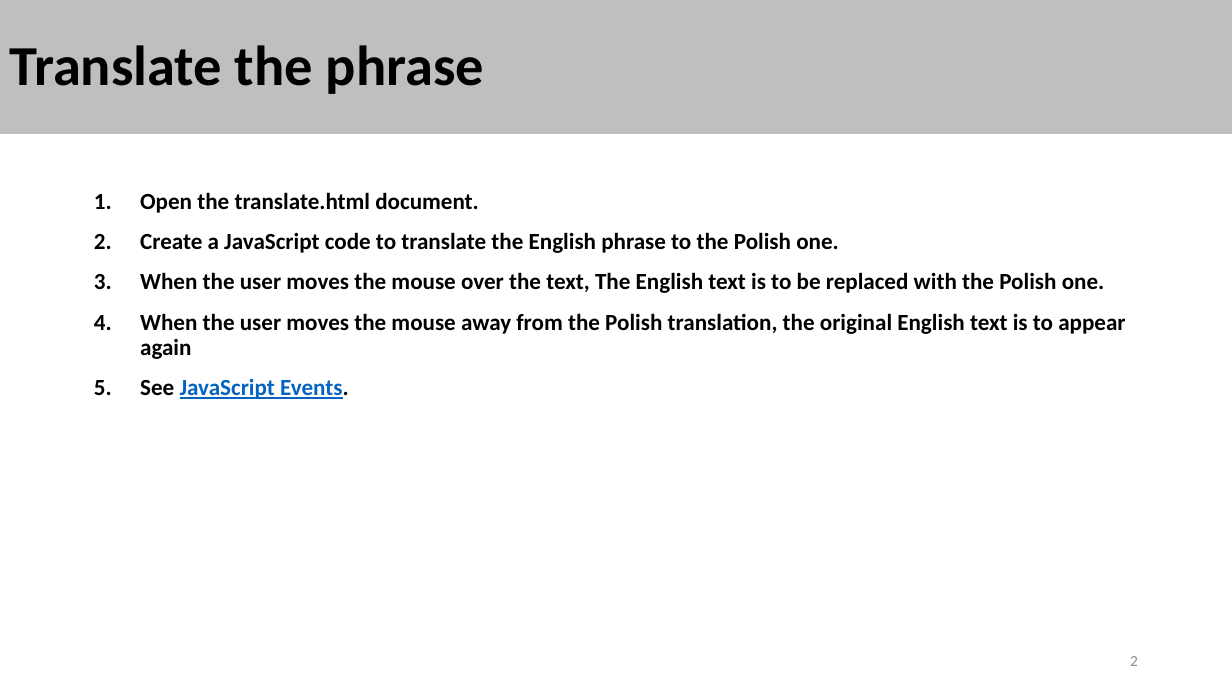
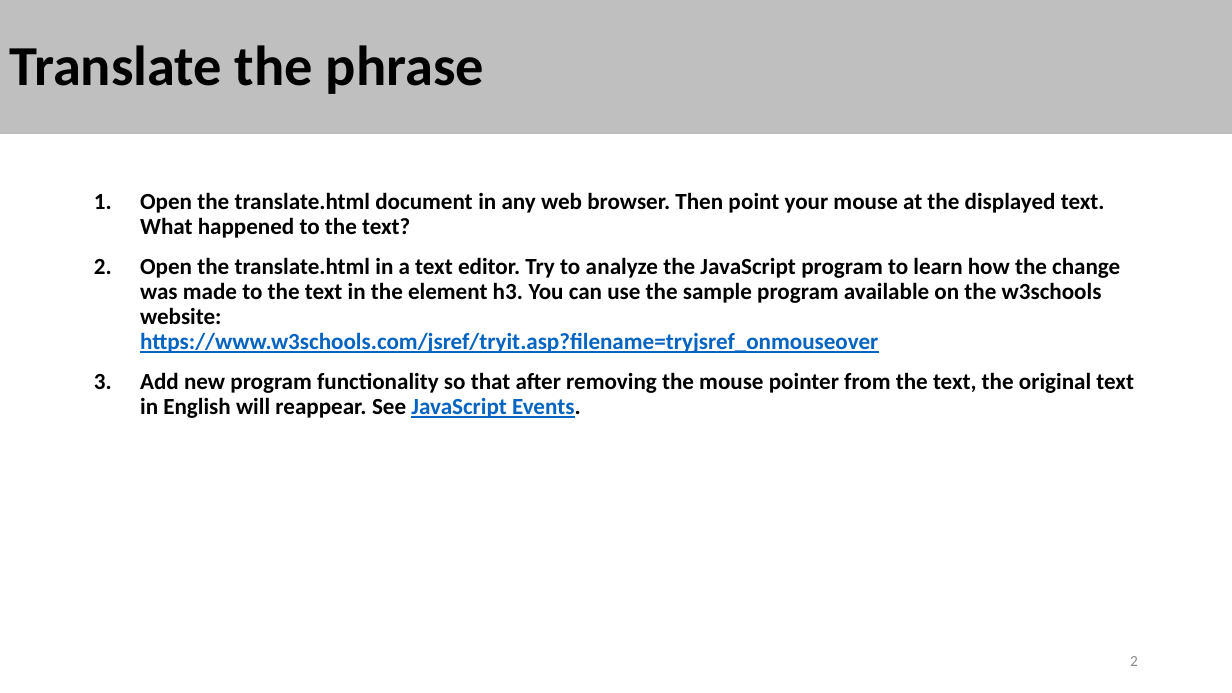
Before and after one commit to GlinkaG/edi, a slide deck: slide 2 of 04-DocumentObjectModel/DOM Excercises.pptx. Drawn at 1232x693 pixels with LibreOffice and Linux fonts; fonts in the diff are those of the drawing. Boxes give left, top, right and bottom in pixels: in the first picture for what was removed or moved away, otherwise in the second. Text is boxed around its words. In the diff, an @@ line names an element or a change of style, - is before the commit and + after.

```diff
--- a/04-DocumentObjectModel/DOM Excercises.pptx
+++ b/04-DocumentObjectModel/DOM Excercises.pptx
@@ text at box(140, 192, 1134, 418): text changed @@
-1. Open the translate.html document.
-2. Create a JavaScript code to translate the English phrase to the Polish one.
-3. When the user moves the mouse over the text, The English text is to be replaced with the Polish one.
-4. When the user moves the mouse away from the Polish translation, the original English text is to appear again
-5. See JavaScript Events.
+1. Open the translate.html document in any web browser. Then point your mouse at the displayed text. What happened to the text?
+2. Open the translate.html in a text editor. Try to analyze the JavaScript program to learn how the change was made to the text in the element h3. You can use the sample program available on the w3schools website:
+   https://www.w3schools.com/jsref/tryit.asp?filename=tryjsref_onmouseover
+3. Add new program functionality so that after removing the mouse pointer from the text, the original text in English will reappear. See JavaScript Events.
```
Also in this commit, not shown: 21 other files.
